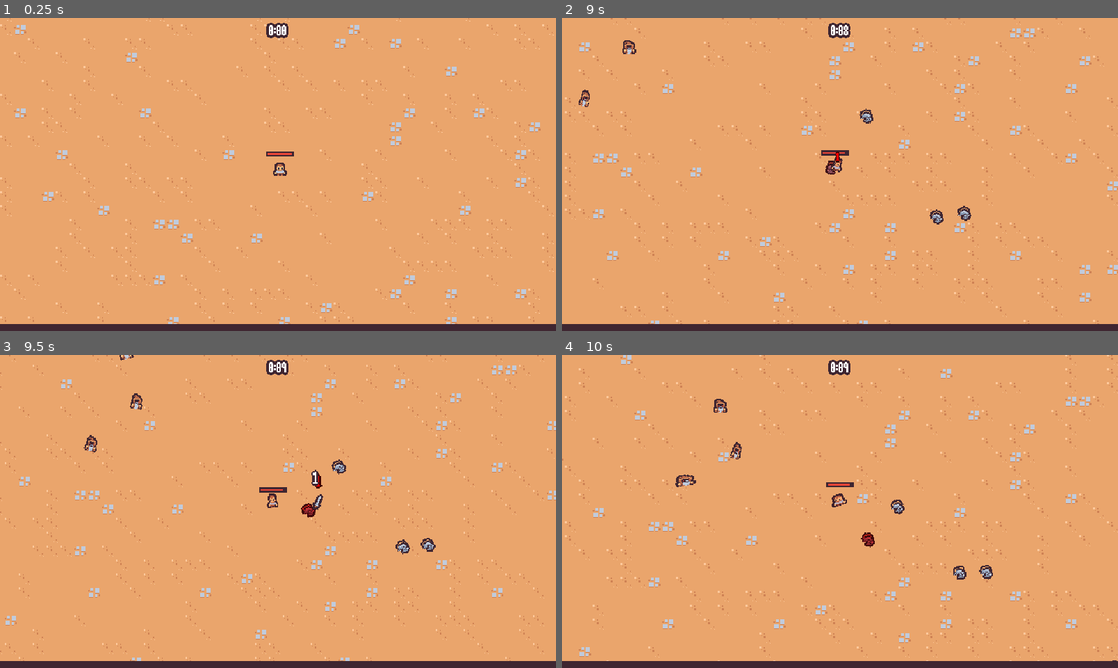
Above: before the commit, frames 1-4 (two rows, left to right).
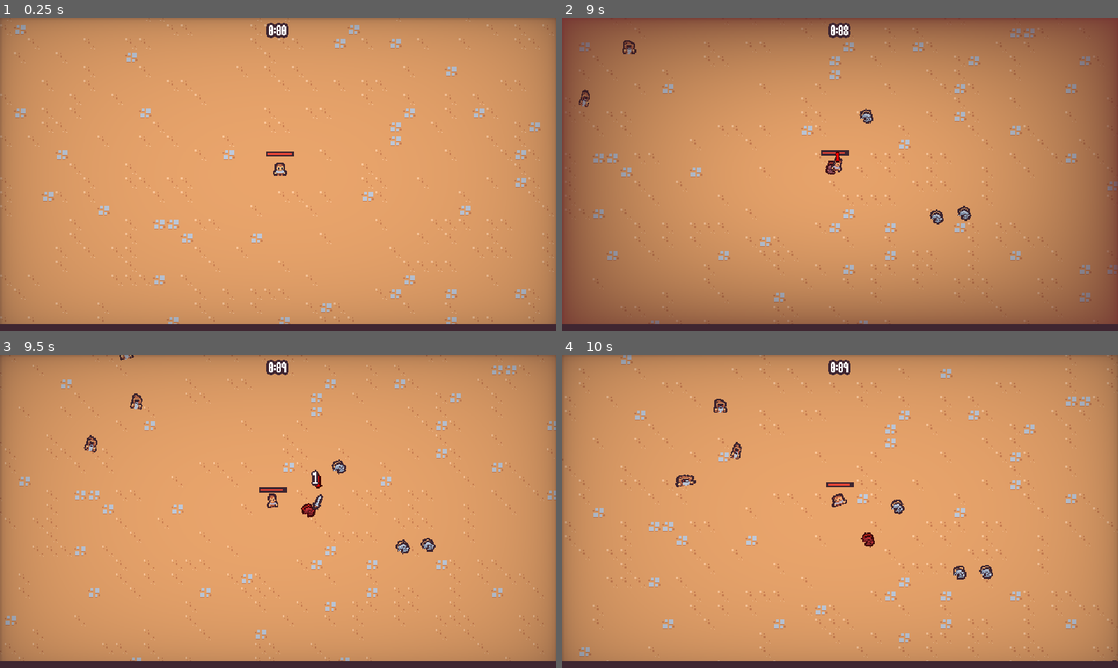
Above: after the commit, the same moments.

Repository: TinyTakinTeller/FirstGodotProject
Game: Godot game, scene res://scenes/main/main.tscn
Two runs of this game, one before a commit and one after it. Both use one fixed random seed, a clock stepped at 60 frames per second and the inputs below.
Inputs (mouse positions are in pixels of both pictures, inside the frame that each line leads up to):
- Up to frame 1 (0.25 s): no input
- Up to frame 2 (9 s): move the mouse to (962, 158) at 0.52 s; press the mouse at (962, 158) at 0.53 s; hold Right (move_right) 0.53-1.28 s; move the mouse to (728, 190) at 1.27 s; release the mouse at (728, 190) at 1.28 s; hold Down (move_down) 1.28-2.03 s; click (728, 190) at 1.35 s; move the mouse to (895, 105) at 2.02 s; press the mouse at (895, 105) at 2.03 s; hold Right (move_right) 2.03-2.78 s; move the mouse to (812, 237) at 2.77 s; release the mouse at (812, 237) at 2.78 s; hold Up (move_up) 2.78-3.53 s; click (812, 237) at 2.85 s; move the mouse to (1006, 221) at 3.52 s; press the mouse at (1006, 221) at 3.53 s; hold Left (move_left) 3.53-5.03 s; move the mouse to (673, 127) at 4.27 s; release the mouse at (673, 127) at 4.28 s; click (673, 127) at 4.35 s; move the mouse to (867, 174) at 5.02 s; press the mouse at (867, 174) at 5.03 s; hold Down (move_down) 5.03-5.78 s; move the mouse to (756, 96) at 5.77 s; release the mouse at (756, 96) at 5.78 s; hold Right (move_right) 5.78-6.53 s; click (756, 96) at 5.85 s; move the mouse to (962, 158) at 6.52 s; press the mouse at (962, 158) at 6.53 s; hold Up (move_up) 6.53-7.28 s; move the mouse to (728, 190) at 7.27 s; release the mouse at (728, 190) at 7.28 s; hold Right (move_right) 7.28-8.03 s; click (728, 190) at 7.35 s; move the mouse to (895, 105) at 8.02 s; press the mouse at (895, 105) at 8.03 s; hold Down (move_down) 8.03-8.78 s; move the mouse to (812, 237) at 8.77 s; release the mouse at (812, 237) at 8.78 s; hold Left (move_left) from 8.78 s (still down); click (812, 237) at 8.85 s
- Up to frame 3 (9.5 s): keep holding Left (move_left)
- Up to frame 4 (10 s): move the mouse to (1006, 558) at 9.52 s; release Left (move_left) at 9.53 s; press the mouse at (1006, 558) at 9.53 s; hold Up (move_up) from 9.53 s (still down)

The runs differ from the first frame. In frame 1, 30% of the frame differs, in the area x 0-100%, y 0-98%; in frame 2, 72%; in frame 3, 30%; in frame 4, 30%.

Commit message:
chapter 3.26 | vignette shader on take damage

Diff:
--- a/global/autoload/game_events.gd
+++ b/global/autoload/game_events.gd
@@ -2,6 +2,7 @@
 
 signal experience_vial_collected(amount: float)
 signal ability_upgrade_added(upgrade: AbilityUpgrade, current_upgrades: Array[AbilityUpgrade])
+signal player_damaged
 
 
 func emit_experience_vial_collected(amount: float) -> void:
@@ -10,3 +11,7 @@
 
 func emit_ability_upgrade_added(upgrade: AbilityUpgrade, current_upgrades: Dictionary) -> void:
 	self.ability_upgrade_added.emit(upgrade, current_upgrades)
+
+
+func emit_player_damaged() -> void:
+	self.player_damaged.emit()
--- a/scenes/component/velocity_component/velocity_component.gd
+++ b/scenes/component/velocity_component/velocity_component.gd
@@ -1,7 +1,7 @@
 extends Node
 class_name VelocityComponent
 
-@export var max_speed: int = 40
+@export var max_speed: float = 40
 @export var acceleration: float = 5
 
 var velocity: Vector2 = Vector2.ZERO
--- a/scenes/enviroment/player/player.gd
+++ b/scenes/enviroment/player/player.gd
@@ -61,6 +61,7 @@
 
 	self.health_component.damage(1)
 	self.damage_interval_timer.start(self.DAMAGE_INTERVAL)
+	GameEvents.player_damaged.emit()
 
 	if self.floating_text_scene != null:
 		var floating_text: FloatingText = FloatingText.spawn_floating_text_scene(
--- a/scenes/enviroment/player/player.tscn
+++ b/scenes/enviroment/player/player.tscn
@@ -130,7 +130,6 @@
 max_health = 10.0
 
 [node name="VelocityComponent" parent="." instance=ExtResource("4_0dbly")]
-max_speed = 100
 acceleration = 25.0
 
 [node name="Ability" type="Node" parent="."]
--- a/scenes/main/main.gd
+++ b/scenes/main/main.gd
@@ -4,7 +4,7 @@
 
 
 func _ready() -> void:
-	$Entities/Player.health_component.died.connect(self._on_player_died)
+	%Player.health_component.died.connect(self._on_player_died)
 
 
 func _on_player_died() -> void:
--- a/scenes/main/main.tscn
+++ b/scenes/main/main.tscn
@@ -8,6 +8,7 @@
 [ext_resource type="PackedScene" uid="uid://7u5tog6k4j5t" path="res://scenes/enviroment/player/player.tscn" id="1_sjfq2"]
 [ext_resource type="PackedScene" uid="uid://cjvs0syd4k74s" path="res://scenes/ui/experience_bar_ui/experience_bar_ui.tscn" id="2_435na"]
 [ext_resource type="PackedScene" uid="uid://b6t4tcqfsn5q0" path="res://scenes/enviroment/game_camera/game_camera.tscn" id="3_agt7c"]
+[ext_resource type="PackedScene" uid="uid://dmyeg6ldx2orv" path="res://scenes/ui/vignette/vignette.tscn" id="3_mekqb"]
 [ext_resource type="PackedScene" uid="uid://b4q1qv5nndd2h" path="res://scenes/manager/experience_manager/experience_manager.tscn" id="4_bju5o"]
 [ext_resource type="PackedScene" uid="uid://ckk5cylg4huhx" path="res://scenes/ui/end_screen_ui/end_screen_ui.tscn" id="5_akd6e"]
 [ext_resource type="PackedScene" uid="uid://b7o7i0j4nom40" path="res://scenes/manager/upgrade_manager/upgrade_manager.tscn" id="6_c1aet"]
@@ -20,6 +21,8 @@
 end_screen_ui_scene = ExtResource("5_akd6e")
 
 [node name="UI" type="Node" parent="." groups=["ui_layer"]]
+
+[node name="Vignette" parent="UI" instance=ExtResource("3_mekqb")]
 
 [node name="ArenaTimeUI" parent="UI" node_paths=PackedStringArray("arena_time_manager") instance=ExtResource("1_is76a")]
 arena_time_manager = NodePath("../../Manager/ArenaTimeManager")
@@ -54,6 +57,7 @@
 y_sort_enabled = true
 
 [node name="Player" parent="Entities" instance=ExtResource("1_sjfq2")]
+unique_name_in_owner = true
 position = Vector2(323, 192)
 
 [node name="Foreground" type="Node2D" parent="." groups=["foreground_layer"]]
--- /dev/null
+++ b/scenes/ui/vignette/vignette.gd
@@ -0,0 +1,11 @@
+extends CanvasLayer
+
+@onready var animation_player: AnimationPlayer = $AnimationPlayer
+
+
+func _ready() -> void:
+	GameEvents.player_damaged.connect(self._on_player_damaged)
+
+
+func _on_player_damaged() -> void:
+	self.animation_player.play("hit")
--- /dev/null
+++ b/scenes/ui/vignette/vignette.gdshader
@@ -0,0 +1,20 @@
+shader_type canvas_item;
+
+uniform float vignette_intensity = 0.4;
+uniform float vignette_opacity : hint_range(0.0, 1.0) = 0.5;
+uniform vec4 vignette_rgb : source_color = vec4(0.0, 0.0, 0.0, 1.0);
+
+float vignette(vec2 uv){
+	uv *= 1.0 - uv.xy;
+	float vignette = uv.x * uv.y * 15.0;
+	return pow(vignette, vignette_intensity * vignette_opacity);
+}
+
+void fragment(){
+	vec4 text = texture(TEXTURE, UV);
+
+	text.rgba *= (vignette_rgb.rgba);
+	text.rgba *= (1.0 - vignette(UV));
+
+	COLOR = vec4(text.rgb,text.a);
+}
--- /dev/null
+++ b/scenes/ui/vignette/vignette.tscn
@@ -0,0 +1,113 @@
+[gd_scene load_steps=7 format=3 uid="uid://dmyeg6ldx2orv"]
+
+[ext_resource type="Shader" path="res://scenes/ui/vignette/vignette.gdshader" id="1_28ta1"]
+[ext_resource type="Script" path="res://scenes/ui/vignette/vignette.gd" id="1_55ahl"]
+
+[sub_resource type="Animation" id="Animation_v6348"]
+length = 0.001
+tracks/0/type = "value"
+tracks/0/imported = false
+tracks/0/enabled = true
+tracks/0/path = NodePath("ColorRect:material:shader_parameter/vignette_intensity")
+tracks/0/interp = 1
+tracks/0/loop_wrap = true
+tracks/0/keys = {
+"times": PackedFloat32Array(0),
+"transitions": PackedFloat32Array(1),
+"update": 0,
+"values": [0.682]
+}
+tracks/1/type = "value"
+tracks/1/imported = false
+tracks/1/enabled = true
+tracks/1/path = NodePath("ColorRect:material:shader_parameter/vignette_rgb")
+tracks/1/interp = 1
+tracks/1/loop_wrap = true
+tracks/1/keys = {
+"times": PackedFloat32Array(0),
+"transitions": PackedFloat32Array(1),
+"update": 0,
+"values": [Color(0.247059, 0.14902, 0.192157, 1)]
+}
+tracks/2/type = "value"
+tracks/2/imported = false
+tracks/2/enabled = true
+tracks/2/path = NodePath("ColorRect:material:shader_parameter/vignette_opacity")
+tracks/2/interp = 1
+tracks/2/loop_wrap = true
+tracks/2/keys = {
+"times": PackedFloat32Array(0),
+"transitions": PackedFloat32Array(1),
+"update": 0,
+"values": [0.115]
+}
+
+[sub_resource type="Animation" id="Animation_kyjek"]
+resource_name = "hit"
+length = 0.4
+step = 0.05
+tracks/0/type = "value"
+tracks/0/imported = false
+tracks/0/enabled = true
+tracks/0/path = NodePath("ColorRect:material:shader_parameter/vignette_intensity")
+tracks/0/interp = 1
+tracks/0/loop_wrap = true
+tracks/0/keys = {
+"times": PackedFloat32Array(0, 0.05, 0.4),
+"transitions": PackedFloat32Array(1, 2.63902, 1),
+"update": 0,
+"values": [0.682, 2.94, 0.682]
+}
+tracks/1/type = "value"
+tracks/1/imported = false
+tracks/1/enabled = true
+tracks/1/path = NodePath("ColorRect:material:shader_parameter/vignette_rgb")
+tracks/1/interp = 1
+tracks/1/loop_wrap = true
+tracks/1/keys = {
+"times": PackedFloat32Array(0, 0.05, 0.4),
+"transitions": PackedFloat32Array(1, 2.54912, 1),
+"update": 0,
+"values": [Color(0.247059, 0.14902, 0.192157, 1), Color(0.909804, 0.270588, 0.215686, 1), Color(0.247059, 0.14902, 0.192157, 1)]
+}
+tracks/2/type = "value"
+tracks/2/imported = false
+tracks/2/enabled = true
+tracks/2/path = NodePath("ColorRect:material:shader_parameter/vignette_opacity")
+tracks/2/interp = 1
+tracks/2/loop_wrap = true
+tracks/2/keys = {
+"times": PackedFloat32Array(0, 0.05, 0.4),
+"transitions": PackedFloat32Array(1, 1, 1),
+"update": 0,
+"values": [0.115, 0.329, 0.115]
+}
+
+[sub_resource type="AnimationLibrary" id="AnimationLibrary_ww4dk"]
+_data = {
+"RESET": SubResource("Animation_v6348"),
+"hit": SubResource("Animation_kyjek")
+}
+
+[sub_resource type="ShaderMaterial" id="ShaderMaterial_5pqrm"]
+shader = ExtResource("1_28ta1")
+shader_parameter/vignette_intensity = 0.682
+shader_parameter/vignette_opacity = 0.115
+shader_parameter/vignette_rgb = Color(0.247059, 0.14902, 0.192157, 1)
+
+[node name="Vignette" type="CanvasLayer"]
+script = ExtResource("1_55ahl")
+
+[node name="AnimationPlayer" type="AnimationPlayer" parent="."]
+libraries = {
+"": SubResource("AnimationLibrary_ww4dk")
+}
+
+[node name="ColorRect" type="ColorRect" parent="."]
+material = SubResource("ShaderMaterial_5pqrm")
+anchors_preset = 15
+anchor_right = 1.0
+anchor_bottom = 1.0
+grow_horizontal = 2
+grow_vertical = 2
+mouse_filter = 2
Not shown: 1 places in scenes/main/main.tscn that only renumber resources
Not shown, changed: readme.md
